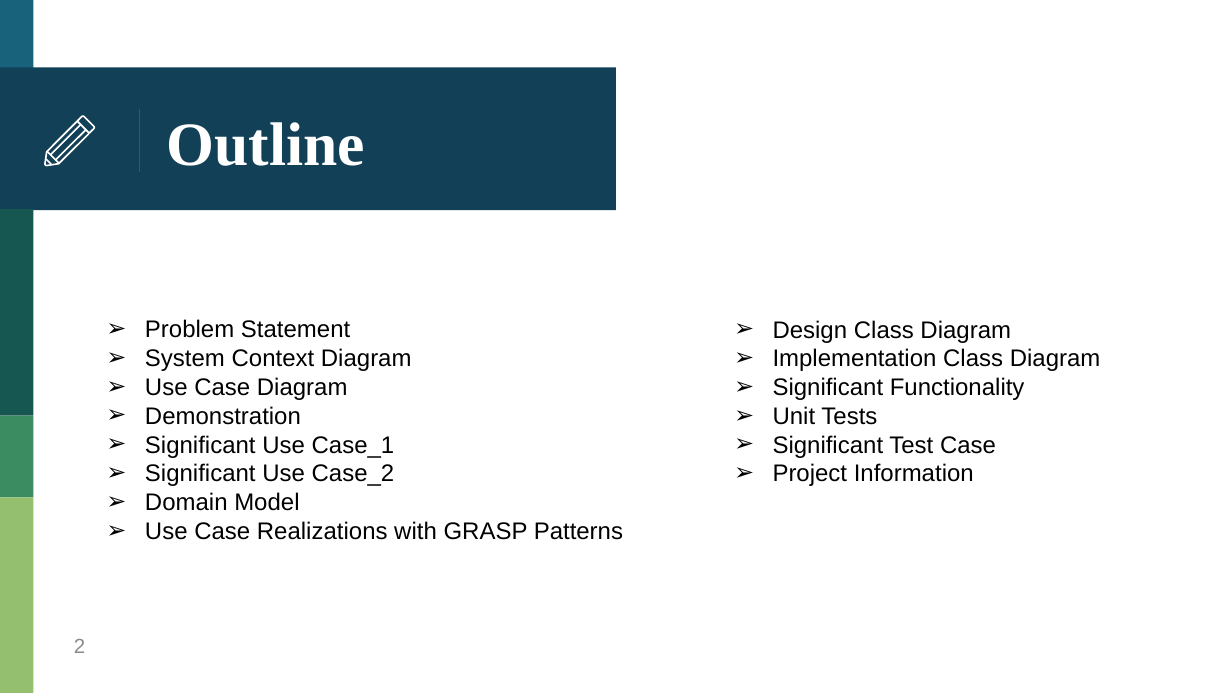
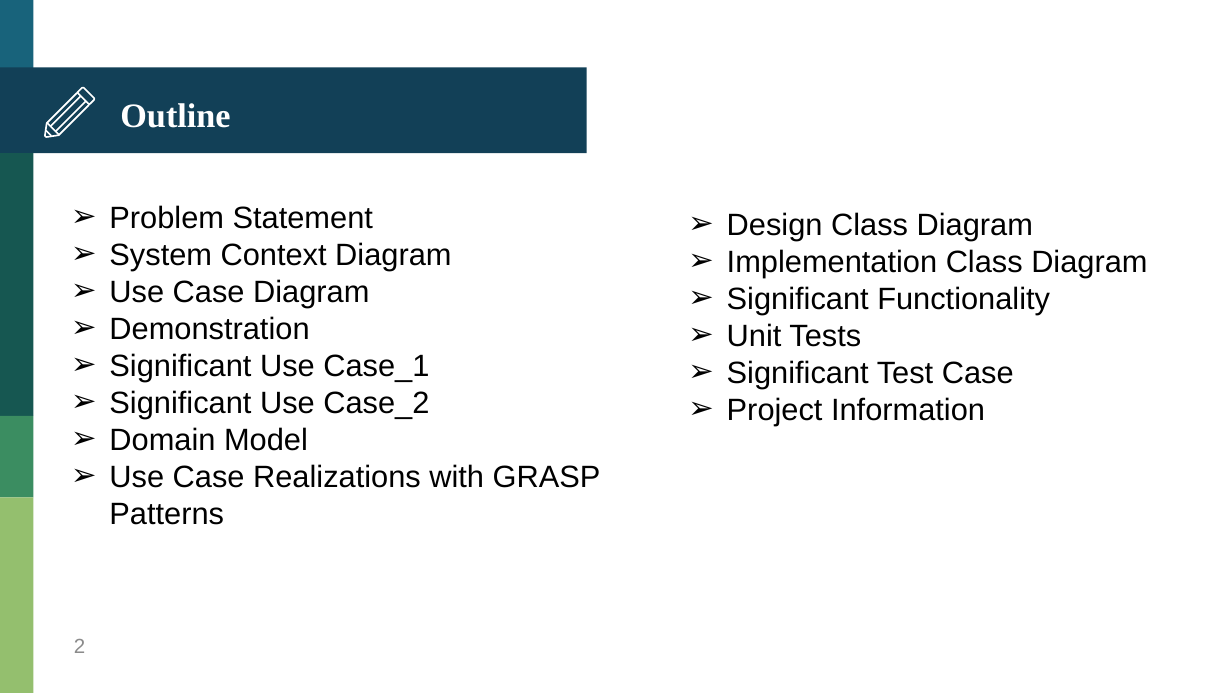
Before and after one commit to HankTwZhong/OOAD, a slide deck: slide 2 of OOAD_Midterm.pptx. Drawn at 1232x693 pixels with LibreOffice and Linux fonts; fonts in the diff are those of the drawing. Boxes give left, top, right and bottom in pixels: in the first picture for what was removed or moved away, otherwise in the second. Text is boxed around its words. In the diff, an @@ line names an element or a change of style, - is before the commit and + after.

Commit message:
modify ppt and move chartInformation test

```diff
--- a/OOAD_Midterm.pptx
+++ b/OOAD_Midterm.pptx
@@ rectangle: place and size @@
-rectangle at (0, 68, 616, 211)
+rectangle at (0, 68, 586, 153)
@@ title "Outline": place and size @@
-title "Outline" at (167, 122, 365, 166)
+title "Outline" at (120, 103, 230, 128)
@@ title "Outline" at (120, 103, 230, 128): size 36 to 20 pt @@
@@ 6 freeform shapes: place and size @@
-6 freeform shapes at (44, 116, 95, 166)
+6 freeform shapes at (44, 87, 95, 137)
@@ line removed from (139, 110) to (139, 172) @@
@@ rectangle: place and size @@
-rectangle at (0, 209, 33, 416)
+rectangle at (0, 153, 33, 415)
@@ text "Problem Statement": place and size @@
-text "Problem Statement" at (145, 319, 623, 540)
+text "Problem Statement" at (109, 205, 601, 525)
@@ text "Problem Statement" at (109, 205, 601, 525): size 14 to 18 pt @@
@@ text "Design Class Diagram" at (727, 212, 1147, 425): size 14 to 18 pt @@
@@ text "Design Class Diagram": place and size @@
-text "Design Class Diagram" at (773, 320, 1101, 486)
+text "Design Class Diagram" at (727, 212, 1147, 425)
```
Also in this commit, not shown: 23 other slides changed, 2 slides added, 2 slides removed, 14 other files.
